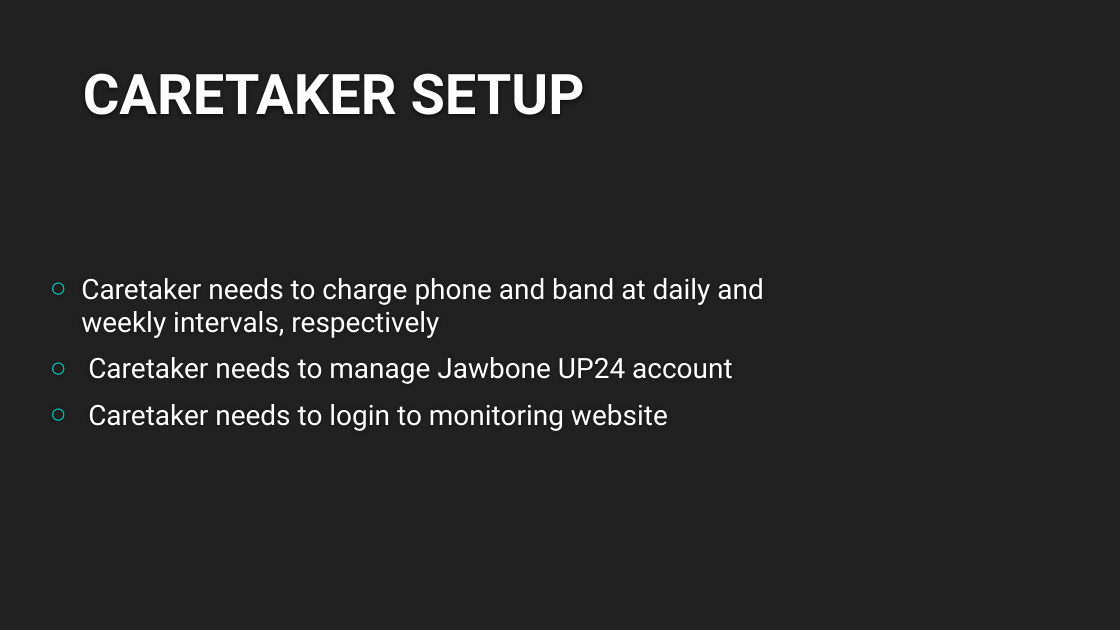
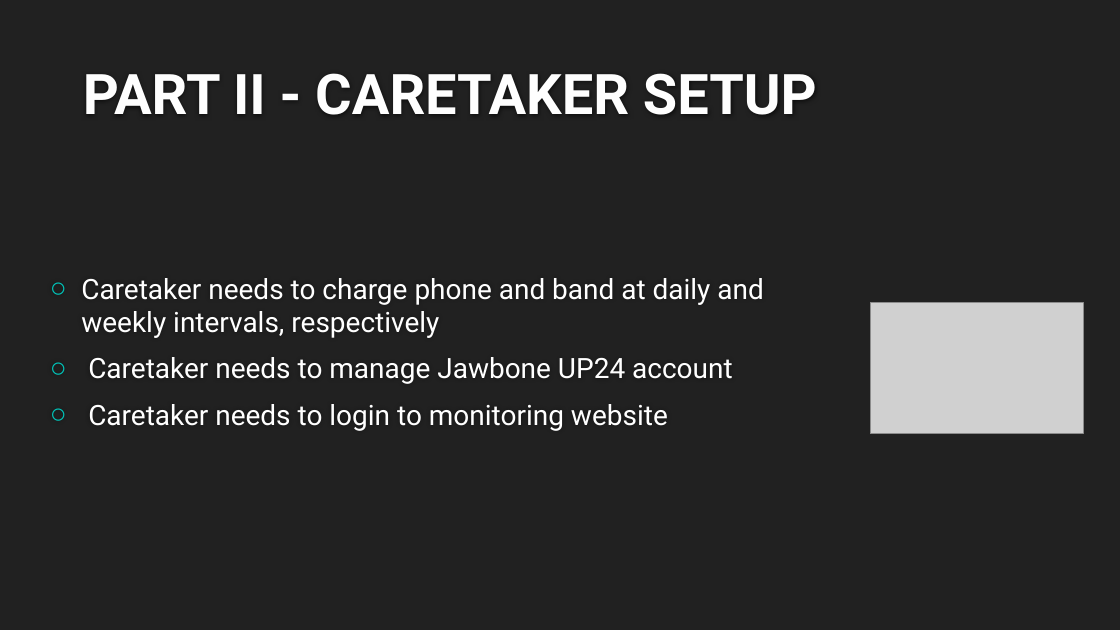
Before and after one commit to ritwikd/gatech, a slide deck: slide 5 of Presentation/Assisted Living.pptx. Drawn at 1120x630 pixels with LibreOffice and Linux fonts; fonts in the diff are those of the drawing; grey boxes stand for pictures; background and template pictures are left out. Boxes give left, top, right and bottom in pixels: in the first picture for what was removed or moved away, otherwise in the second. Text is boxed around its words. In the diff, an @@ line names an element or a change of style, - is before the commit and + after.

```diff
--- a/Presentation/Assisted Living.pptx
+++ b/Presentation/Assisted Living.pptx
@@ title at box(83, 73, 817, 115): text changed @@
-CARETAKER SETUP
+PART II - CARETAKER SETUP
@@ picture added at box(870, 302, 1083, 434) @@
```
Also in this commit, not shown: 4 other slides changed, 4 slides added.
